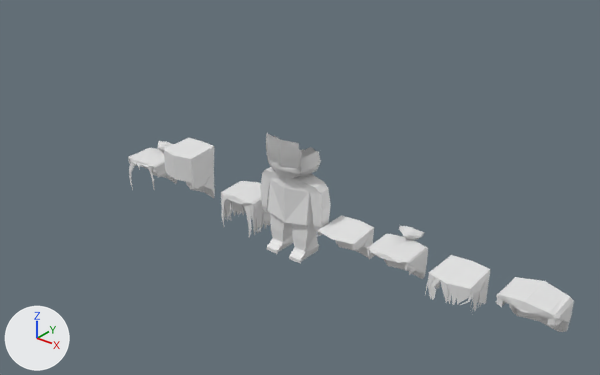
The Blender file Head.blend, before and after one commit.
Both versions are drawn from a 50 mm lens placed at (5.43, -6.72, 4.99), pointed at (-0.24, 0.37, 0.6). Arrows for +X, +Y and +Z are at lower left; the lights stay in place.

The first picture shows 'Cube', 'Hair_Bald', 'Hair_Chignon', 'Hair_Chignon.2', 'Hair_Short', 'Hair_Strands', 'Hair_Strands2', 'Hair_Up'.
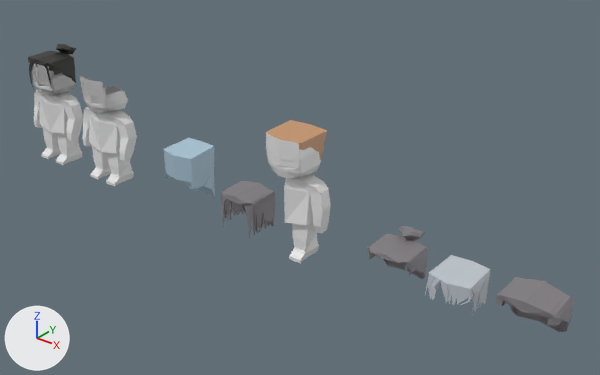
Patch to the scene script:
```diff
--- a/Head.blend.py
+++ b/Head.blend.py
@@ me_cube_008 @@
-me_cube_008.from_pydata(...)  # 49 vertices, 12 faces; spans x -0.255..0.255, y -0.252..0.265, z -0.036..0.359
+me_cube_008.from_pydata(...)  # 196 vertices, 154 faces; spans x -0.28..0.446, y -0.283..0.265, z -1.318..0.192
+# me_cube_008 part 1: the loose piece of 47 vertices spanning x -0.255..0.255, y -0.252..0.265, z -0.036..0.359 is rebuilt with 136 vertices and now spans x -0.28..0.25, y -0.283..0.265, z -0.302..0.192
+# me_cube_008 part 2: a new loose piece of 60 vertices spanning x -0.017..0.446, y -0.236..0.143, z -1.318..-0.285, in mat_material (white #e7e7e7)
+me_cube_008.materials.append(mat_mouth_skin_001)  # picture img_palettecolorforblender_png
+me_cube_008.materials.append(mat_material)  # white #e7e7e7
@@ me_cube_004 @@
 me_cube_004.from_pydata(...)  # 168 vertices, 108 faces; spans x -0.261..0.261, y -0.252..0.414, z -0.036..0.497
+me_cube_004.materials.append(mat_mouth_skin_001)  # picture img_palettecolorforblender_png
@@ me_cube_006 @@
 # verts and faces of me_cube_006; kept vertices keep their numbers, new ones are numbered from 214
-me_cube_006.from_pydata(...)  # 214 vertices, 150 faces; spans x -0.261..0.261, y -0.26..0.414, z -0.107..0.497
+me_cube_006.from_pydata(...)  # 210 vertices, 150 faces; spans x -0.261..0.261, y -0.26..0.414, z -0.107..0.497
+# me_cube_006 part 3
+delete_vertices([10, 12, 38])  # with the faces that use them
+verts[214] = (0.251, 0.09, 0.098)  # pixel (68, 77)
+faces += [(16, 60, 37, 214), (17, 214, 37, 62), (25, 31, 29, 54, 56, 36, 35, 63, 64, 61, 62, 37, 27, 26, 34, 33)]
+# me_cube_006 part 4: 145 faces spanning x -0.261..0.261, y -0.26..0.414, z -0.107..0.497 switch from no material to mat_mouth_skin_001 (picture img_palettecolorforblender_png)
@@ me_cube_012 @@
 me_cube_012.from_pydata(...)  # 266 vertices, 144 faces, 1 loose edge; spans x -0.263..0.261, y -0.269..0.265, z -0.072..0.359
+me_cube_012.materials.append(mat_mouth_skin_001)  # picture img_palettecolorforblender_png
@@ me_cube_005 @@
 me_cube_005.from_pydata(...)  # 126 vertices, 72 faces; spans x -0.315..0.315, y -0.252..0.265, z -0.036..0.451
+me_cube_005.materials.append(mat_mouth_skin_001)  # picture img_palettecolorforblender_png
@@ me_cube_010 @@
 me_cube_010.from_pydata(...)  # 411 vertices, 344 faces; spans x -0.274..0.274, y -0.252..0.265, z -0.109..0.413
+me_cube_010.materials.append(mat_mouth_skin_001)  # picture img_palettecolorforblender_png
@@ me_cube_033 @@
 me_cube_033.from_pydata(...)  # 61 vertices, 24 faces; spans x -0.255..0.255, y -0.26..0.257, z -0.036..0.693
+me_cube_033.materials.append(mat_mouth_skin_001)  # picture img_palettecolorforblender_png
@@ ob_hair_bald @@
 ob_hair_bald = bpy.data.objects.new('Hair_Bald', me_cube_008)
-ob_hair_bald.location = (0.712, 0.0, 0.15)
+ob_hair_bald.location = (0.017, -0.006, 1.319)
@@ ob_hair_chignon_2 @@
 ob_hair_chignon_2 = bpy.data.objects.new('Hair_Chignon.2', me_cube_006)
-ob_hair_chignon_2.location = (-2.47, 0.0, 0.15)
+ob_hair_chignon_2.location = (-4.419, -0.039, 1.163)
@@ ob_cube @@
-ob_cube = bpy.data.objects.new('Cube', me_cube_041)
@@ ob_cube_002 @@
+ob_cube_002 = bpy.data.objects.new('Cube.002', me_cube_002)  # 357 vertices, 288 faces; spans x -1.74..1.75, y -0.87..0.61, z 0.0..5.48; in mat_material (white #e7e7e7)
+ob_cube_002.location = (-3.28, 0.0, 0.0)
+ob_cube_002.scale = (0.274, 0.331, 0.274)
@@ ob_cube_001 @@
+ob_cube_001 = bpy.data.objects.new('Cube.001', me_cube_001)  # 364 vertices, 285 faces; spans x -1.74..1.75, y -0.87..0.61, z 0.0..5.48; in mat_material (white #e7e7e7)
+ob_cube_001.location = (-4.419, 0.0, 0.0)
+ob_cube_001.scale = (0.274, 0.331, 0.274)
```

Boxes (x1, y1, x2, y2) around the edits, measured in the pictures (600 x 375 px; the box of a moved part takes in the faces that stretch with it):
'Hair_Bald', reshaped, moved (16% wider, 237% taller)
    before: (318, 216, 374, 258)
    after: (266, 120, 331, 264)
'Cube', deleted
    before: (260, 133, 331, 264)
'Cube.002', added
    after: (80, 75, 137, 186)
'Cube.001', added
    after: (29, 62, 83, 165)
'Hair_Short', recoloured (white to grey)
    both: (496, 277, 574, 332)
'Hair_Strands', recoloured (white to grey)
    both: (425, 255, 490, 312)
'Hair_Up', recoloured (white to blue)
    both: (164, 138, 215, 198)
'Hair_Strands2', recoloured (white to grey)
    both: (221, 181, 275, 238)
'Hair_Chignon.2', reshaped, moved
    before: (128, 141, 177, 189)
    after: (28, 44, 76, 90)
'Hair_Chignon', recoloured (white to grey)
    both: (367, 225, 428, 279)
part 1 of me_cube_008, rebuilt (9% wider, 40% taller)
    before: (318, 216, 374, 258)
    after: (266, 120, 327, 179)
part 2 of me_cube_008, added
    after: (284, 174, 331, 264)
part 3 of me_cube_006, moved or reshaped
    before: (154, 163, 174, 179)
    after: (50, 58, 75, 78)
part 4 of me_cube_006, recoloured
    before: (128, 141, 177, 189)
    after: (28, 44, 76, 90)
